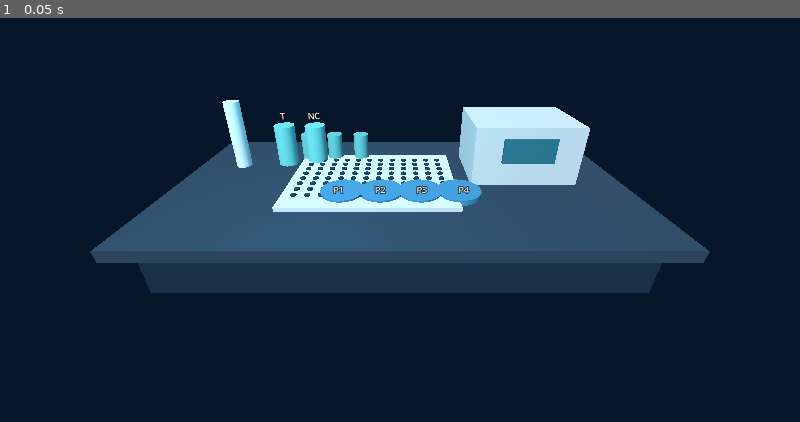
Above: before the commit, frame 1.
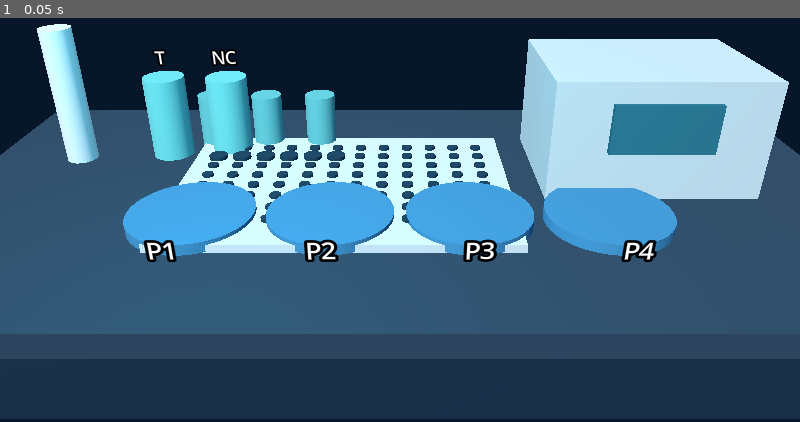
Above: after the commit, the same moment.

Repository: soulfulnevada/cancer-lab-trainer
Game: Godot game, scene res://scenes/WebMain.tscn
The game is run twice, just before and just after one commit, with the same random seed, the same clock (stepped at 60 frames per second) and the same inputs.
Inputs:
- Up to frame 1 (0.05 s): no input

The runs differ from the first frame. In frame 1, 79% of the frame differs, in the area x 0-100%, y 1-100%.

Commit message:
Phase 1 usability: step dock, Guided hints, plate map, clearer Level 2 choices
Task panel
- Current-step controls now sit in a dock directly under the header, with
  feedback and records below, so buttons no longer move after each click.
- Guided Practice shows a plain-language "Next:" line for every step of
  both levels. Assessment shows no hints, as before.
- Level 1 keeps a live plate map (planned role, filled, next, wrong source)
  visible from Organization through Transfers.
- Guided: positioning a loaded tip at a well that does not match the plan
  (or is already filled) needs a second click that names the planned role.
- Guided: after the first manual cycle, "Repeat cycle into Bx" runs the
  seven forward-cycle actions through the model in order (same ledger,
  checks, and saves). Tip changes between liquids stay manual.
- Level 2 choices are grouped per plate and show what is selected
  (assignments, predictions, views, explanations, evidence cards, claims,
  closeout). Explanation distractors sit with the other options instead of
  in a separate "other interpretations" card.
- Lab Detective cases show a short non-spoiler description, stay disabled
  until all four plates are explained, and need a confirming second click
  because starting a case closes the explanation and revision steps.
- Tables wrap inside the panel instead of forcing horizontal scrolling.

3D bench
- Larger, spaced Level 2 plates with labels in front of the plates, more
  colonies, and unshaded green for GFP-associated colonies.
- Camera frames by width so the bench fits the narrow canvas; close-up is
  automatic during Level 1 transfers and Level 2 observation phases.
- Larger active Level 1 wells, coloured by the liquid recorded in them.

Web version 1.2.1-web.2. Science models and the parity oracle are unchanged.

Co-Authored-By: Claude Opus 5.5 <noreply@anthropic.com>

Diff:
--- a/web/project.godot
+++ b/web/project.godot
@@ -5,7 +5,7 @@
 config/name="Cancer Lab Trainer Web"
 run/main_scene="res://scenes/WebMain.tscn"
 config/features=PackedStringArray("4.7", "GL Compatibility")
-config/version="1.2.1-web.1"
+config/version="1.2.1-web.2"
 
 [display]
 window/size/viewport_width=1440
--- a/web/scripts/ui/lab_world.gd
+++ b/web/scripts/ui/lab_world.gd
@@ -15,7 +15,11 @@
 var level2_labels: Array[Label3D] = []
 var source_positions := {"Blank":Vector3(-2.8, 1.55, -1.45), "Vehicle control":Vector3(-2.0, 1.55, -1.45), "Fictional treatment":Vector3(-1.2, 1.55, -1.45)}
 var closeup := false
+var closeup_override: Variant = null # learner's camera toggle; cleared when the phase changes
 var current_level := ""
+var current_phase := ""
+const COLONIES_PER_PLATE := 12
+const ROLE_COLORS := {"Blank":Color("b9c4cc"), "Vehicle control":Color("4f9fe8"), "Fictional treatment":Color("f0a04b")}
 
 func _ready() -> void:
 	var environment := Environment.new()
@@ -39,6 +43,9 @@
 	add_child(fill)
 	camera = Camera3D.new()
 	camera.current = true
+	# The canvas is often portrait (beside the task panel), so frame by width to keep the bench in view.
+	camera.keep_aspect = Camera3D.KEEP_WIDTH
+	camera.fov = 62.0
 	add_child(camera)
 	_box(Vector3(12, 0.3, 6), Vector3(0, 0, 0), Color("31485c"))
 	_box(Vector3(11, 1.1, 5.4), Vector3(0, -0.7, 0), Color("1e3247"))
@@ -57,22 +64,23 @@
 		level2_tubes.append(tube)
 		level2_tubes.append(tube_label)
 	# Four separate symbolic Level 2 plates. Their seeded colonies appear only after a recorded view.
+	# Labels sit in front of each plate so they never cover the colonies.
 	for index in 4:
-		var plate_position := Vector3(-1.45 + index * 0.98, 0.24, 0.82)
+		var plate_position := Vector3(-2.55 + index * 1.7, 0.24, 0.9)
 		plate_bases["P%s" % (index + 1)] = plate_position
-		var plate := _cylinder(0.55, 0.14, plate_position, Color("438fbd"))
+		var plate := _cylinder(0.78, 0.14, plate_position, Color("438fbd"))
 		plates.append(plate)
 		var plate_label := Label3D.new()
 		plate_label.text = "P%s" % (index + 1)
-		plate_label.position = plate_position + Vector3(0, 0.32, 0.48)
-		plate_label.font_size = 42
+		plate_label.position = plate_position + Vector3(0, 0.18, 1.08)
+		plate_label.font_size = 54
 		add_child(plate_label)
 		level2_labels.append(plate_label)
 		var colonies: Array[MeshInstance3D] = []
-		for colony_index in 6:
+		for colony_index in COLONIES_PER_PLATE:
 			var angle := float((colony_index * 137 + index * 47 + 17) % 360) * PI / 180.0
-			var radius := 0.14 + float((colony_index + index) % 3) * 0.10
-			var colony := _cylinder(0.045, 0.035, plate_position + Vector3(cos(angle) * radius, 0.0875, sin(angle) * radius), Color("f5ead1"))
+			var radius := 0.14 + float((colony_index + index) % 4) * 0.13
+			var colony := _cylinder(0.07, 0.04, plate_position + Vector3(cos(angle) * radius, 0.09, sin(angle) * radius), Color("f5ead1"))
 			colony.visible = false
 			colonies.append(colony)
 		plate_colonies["P%s" % (index + 1)] = colonies
@@ -81,7 +89,8 @@
 	for row in 8:
 		for column in 12:
 			var id := "%s%s" % [char(65 + row), column + 1]
-			var mesh := _cylinder(0.075, 0.035, Vector3(-2.62 + column * 0.34, 0.29, -1.05 + row * 0.30), Color("1f4056"))
+			var active_well := row == 1 and column < 6
+			var mesh := _cylinder(0.13 if active_well else 0.075, 0.05 if active_well else 0.035, Vector3(-2.62 + column * 0.34, 0.29, -1.05 + row * 0.30), Color("1f4056"))
 			well_meshes[id] = mesh
 			level1_nodes.append(mesh)
 	pipette = _cylinder(0.18, 1.65, Vector3(-4.0, 1.6, 0.35), Color("e0eef2"))
@@ -95,6 +104,12 @@
 
 func refresh(level: String, state: Dictionary, selected_well: String) -> void:
 	current_level = level
+	var phase := str(state.get("phase", ""))
+	if phase != current_phase:
+		current_phase = phase
+		closeup_override = null
+	# Observation phases default to a close view of the plates; the camera button still overrides.
+	closeup = bool(closeup_override) if closeup_override != null else ((level == "level2" and phase in ["Observe", "Explain", "DiagnosticCase", "Complete"]) or (level == "level1" and phase == "Transfers"))
 	if level == "level1":
 		for node in level1_nodes: node.visible = true
 		for node in level2_tubes: node.visible = false
@@ -112,9 +127,16 @@
 			pipette.position = Vector3(-4.0, 1.6, 0.35)
 		liquid.position = pipette.position + Vector3(0, -0.95, 0)
 		reader.material_override = _material(Color("9ed8cf") if bool(state.get("readerConfigured", false)) else Color("c9dde1"))
+		var filled := {}
+		for well in state.get("wells", []):
+			if well.get("transferVolumeUl") != null: filled[str(well.get("well"))] = str(well.get("sourceRole", ""))
 		for id in well_meshes:
 			var active: bool = id in ["B1", "B2", "B3", "B4", "B5", "B6"]
-			well_meshes[id].material_override = _material(Color("f7df72") if id == selected_well else (Color("49acc9") if active else Color("1f4056")))
+			var color := Color("1f4056")
+			if filled.has(id): color = ROLE_COLORS.get(filled[id], Color("49acc9"))
+			elif active: color = Color("49acc9")
+			if id == selected_well and not filled.has(id): color = Color("f7df72")
+			well_meshes[id].material_override = _material(color)
 	else:
 		for node in level1_nodes: node.visible = false
 		for node in level2_tubes: node.visible = true
@@ -135,26 +157,26 @@
 			var colony_index := 0
 			for colony in plate_colonies.get(plate_id, []):
 				var angle := float((seed + index * 59 + colony_index * 137) % 360) * PI / 180.0
-				var radius := 0.16 + float((seed + colony_index * 7) % 3) * 0.10
-				colony.position = plate_bases[plate_id] + Vector3(cos(angle) * radius, 0.0875, sin(angle) * radius)
+				var radius := 0.14 + float((seed + colony_index * 7) % 4) * 0.13
+				colony.position = plate_bases[plate_id] + Vector3(cos(angle) * radius, 0.09, sin(angle) * radius)
 				colony.visible = typeof(plate_state) == TYPE_DICTIONARY and bool(plate_state.get("normalViewSeen", false)) and plate_state.get("growth") == "Present"
-				colony.material_override = _material(Color("55ef8a") if glow else Color("f5ead1"))
+				colony.material_override = _glow_material() if glow else _material(Color("f5ead1"))
 				colony_index += 1
-	if closeup:
-		_set_camera()
+	_set_camera()
 
 func toggle_closeup() -> void:
 	closeup = not closeup
+	closeup_override = closeup
 	_set_camera()
 
 func _set_camera() -> void:
 	if closeup:
 		if current_level == "level2":
-			camera.position = Vector3(0, 2.8, 6.8)
-			camera.look_at(Vector3(0, 0.45, 0.2))
+			camera.position = Vector3(0, 4.2, 5.9)
+			camera.look_at(Vector3(0, 0.2, 0.9))
 		else:
-			camera.position = Vector3(-3.4, 2.25, 5.4)
-			camera.look_at(Vector3(-2.4, 0.7, 0.0))
+			camera.position = Vector3(-1.7, 3.4, 4.4)
+			camera.look_at(Vector3(-1.5, 0.5, -0.5))
 	else:
 		camera.position = Vector3(0, 4.3, 8.0)
 		camera.look_at(Vector3(0, 0.4, 0))
@@ -184,6 +206,13 @@
 	add_child(node)
 	return node
 
+func _glow_material() -> StandardMaterial3D:
+	# Unshaded so the bench's blue fill light cannot tint GFP-associated colonies toward cyan.
+	var material := StandardMaterial3D.new()
+	material.shading_mode = BaseMaterial3D.SHADING_MODE_UNSHADED
+	material.albedo_color = Color("3dff5c")
+	return material
+
 func _material(color: Color) -> StandardMaterial3D:
 	var material := StandardMaterial3D.new()
 	material.albedo_color = color
--- a/web/scripts/web_main.gd
+++ b/web/scripts/web_main.gd
@@ -1,7 +1,7 @@
 extends Node
 
 # Browser controller: the GDScript simulations remain the only science/state authority.
-const WEB_VERSION := "1.2.1-web.1"
+const WEB_VERSION := "1.2.1-web.2"
 const LabWorld := preload("res://scripts/ui/lab_world.gd")
 
 var level := ""
@@ -41,6 +41,7 @@
 			selected_well = str(message.get("well", "B1"))
 			_render_run()
 		"menu": _render_menu()
+		"repeat-cycle": _repeat_cycle(str(message.get("well", "")))
 		"resume": _resume(str(message.get("level", "")), str(message.get("id", "")))
 		"delete": _delete_attempt(str(message.get("level", "")), str(message.get("id", "")))
 		"export": _export_report(str(message.get("format", "csv")))
@@ -107,6 +108,27 @@
 	_save_current() # Includes rejected actions because the model ledger records them.
 	_render_run()
 
+# Guided-only shortcut: replays the seven forward-cycle actions through the model in order,
+# so the ledger, validity checks, and saves are identical to pressing each control.
+func _repeat_cycle(well: String) -> void:
+	if level != "level1" or str(_snapshot().get("mode", "")) != "GuidedPractice" or not ["B1", "B2", "B3", "B4", "B5", "B6"].has(well):
+		return
+	var source: Variant = _snapshot().get("selectedSource")
+	var steps := [["PressFirstStop", null], ["MoveToSource", source], ["ReleaseSlow", null], ["MoveToDestination", well], ["PressFirstStop", null], ["PressSecondStop", null], ["WithdrawAndRelease", null]]
+	var completed := 0
+	for step in steps:
+		var response := level1.submit(step[0], step[1], null)
+		if not bool(response.get("accepted", false)):
+			last_feedback = "Repeat cycle stopped after %s of 7 steps: %s" % [completed, str(response.message)]
+			_save_current()
+			_render_run()
+			return
+		completed += 1
+	selected_well = well
+	last_feedback = "Repeated the forward cycle into %s with %s: first stop in air, into the source, slow release, position at %s, first stop, second stop, withdraw. All 7 steps were recorded in order." % [well, source, well]
+	_save_current()
+	_render_run()
+
 func _snapshot() -> Dictionary:
 	return level1.snapshot() if level == "level1" else level2.snapshot()
 
@@ -199,11 +221,11 @@
 
 func _display_state(state: Dictionary) -> Dictionary:
 	if level == "level1":
-		return {"pipetteStage":state.get("pipetteStage"), "tipAtta …(783 unchanged characters)… pReviewed":state.get("plateMapReviewed")}
+		return {"pipetteStage":state.get("pipetteStage"), "tipAtta …(783 unchanged characters)… pReviewed":state.get("plateMapReviewed"), "tipContaminationRole":state.get("tipContaminationRole")}
 	var case_choices: Array = []
 	for definition in level2.cases.get("cases", []):
 		case_choices.append({"id":definition.get("id", ""), "title":definition.get("title", "Lab Detective case")})
-	return {"tubeLabels":state.get("tubeLabels"), "tubeContents …(315 unchanged characters)…  "attempt":state.get("attemptNumber", 1)}
+	return {"tubeLabels":state.get("tubeLabels"), "tubeContents …(315 unchanged characters)…  "attempt":state.get("attemptNumber", 1), "explanationChoices":state.get("explanationChoices", []), "diagnosticDecisions":state.get("diagnosticDecisions", []), "cleanupRecorded":state.get("cleanupRecorded", false), "wasteDecisionRecorded":state.get("wasteDecisionRecorded", false), "debriefDocumented":state.get("debriefDocumented", false), "freshTipReady":state.get("freshTipReady", false), "selectedTubeSource":state.get("selectedTubeSource"), "selectedTubeDestination":state.get("selectedTubeDestination")}
 
 func _status_text(state: Dictionary) -> String:
 	if level == "level1":
Not shown, changed: web/web-template/game-shell.html
